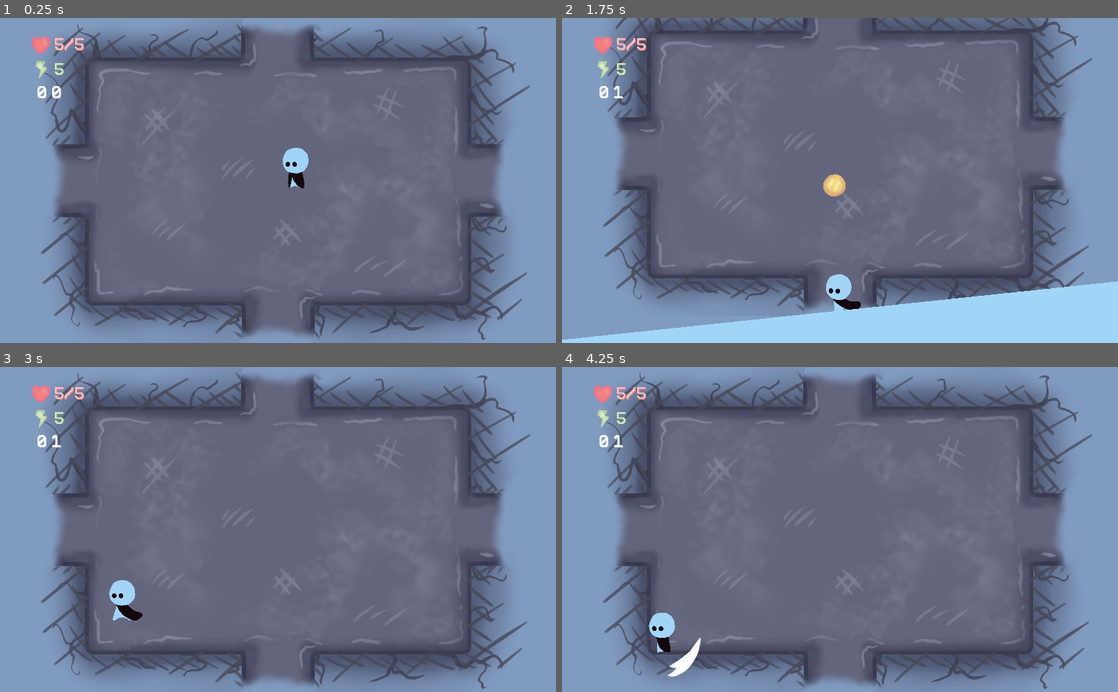
Above: before the commit, frames 1-4 (two rows, left to right).
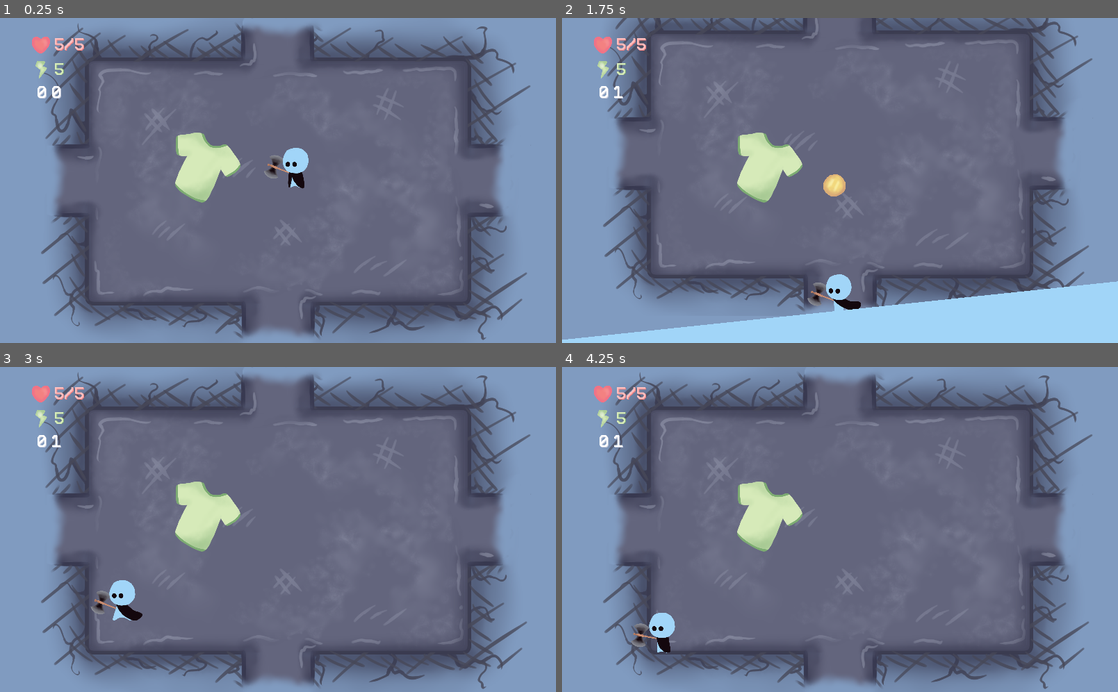
Above: after the commit, the same moments.

Repository: bucketfish/box-arena
Game: Godot game, scene res://base.tscn
The game is run twice, just before and just after one commit, with the same random seed, the same clock (stepped at 60 frames per second) and the same inputs.
Inputs:
- Up to frame 1 (0.25 s): no input
- Up to frame 2 (1.75 s): hold Up (ui_up) from 0.53 s (still down); tap Z (pickup) at 0.6, 1.55 s; tap X (attack) at 1.35 s
- Up to frame 3 (3 s): release Up (ui_up) at 2.03 s; hold Left (left) from 2.03 s (still down); tap Z (pickup) at 2.1, 2.85 s
- Up to frame 4 (4.25 s): release Left (left) at 3.53 s; hold Down (down) from 3.53 s (still down); tap X (attack) at 3.6 s; tap Z (pickup) at 3.8 s

The runs differ from the first frame. In frame 1, 1.7% of the frame differs, in the area x 31-52%, y 35-57%; in frame 2, 1.7%; in frame 3, 1.7%; in frame 4, 1.9%, in the area x 12-44%, y 35-96%.

Commit message:
hitbox and hurtbox

Diff:
--- a/base.tscn
+++ b/base.tscn
@@ -14,7 +14,11 @@
 [ext_resource path="res://gui/itemdesc_value.tscn" type="PackedScene" id=12]
 [ext_resource path="res://assets/gui/health.png" type="Texture" id=13]
 [ext_resource path="res://assets/gui/max health.png" type="Texture" id=14]
+[ext_resource path="res://assets/items/clothes.png" type="Texture" id=15]
 [ext_resource path="res://gui/bars.gd" type="Script" id=16]
+[ext_resource path="res://combat/hitbox.tscn" type="PackedScene" id=17]
+[ext_resource path="res://combat/hurtbox.tscn" type="PackedScene" id=18]
+[ext_resource path="res://test.gd" type="Script" id=19]
 
 [sub_resource type="DynamicFont" id=12]
 size = 28
@@ -150,6 +154,22 @@
 position = Vector2( 546, 273 )
 
 [node name="room" parent="." instance=ExtResource( 1 )]
+
+[node name="enemy dummy" type="Node2D" parent="."]
+position = Vector2( 374, 271 )
+script = ExtResource( 19 )
+
+[node name="Sprite" type="Sprite" parent="enemy dummy"]
+scale = Vector2( 0.3, 0.3 )
+texture = ExtResource( 15 )
+
+[node name="hitbox" parent="enemy dummy" instance=ExtResource( 17 )]
+collision_layer = 32
+collision_mask = 4
+
+[node name="hurtbox" parent="enemy dummy" instance=ExtResource( 18 )]
+collision_layer = 16
+collision_mask = 8
 
 [node name="down" type="Position2D" parent="."]
 position = Vector2( 512, 89 )
--- /dev/null
+++ b/combat/hitbox.gd
@@ -0,0 +1,16 @@
+extends Area2D
+
+
+# Declare member variables here. Examples:
+# var a = 2
+# var b = "text"
+
+
+# Called when the node enters the scene tree for the first time.
+func _ready():
+	pass # Replace with function body.
+
+
+# Called every frame. 'delta' is the elapsed time since the previous frame.
+#func _process(delta):
+#	pass
--- /dev/null
+++ b/combat/hitbox.tscn
@@ -0,0 +1,17 @@
+[gd_scene load_steps=3 format=2]
+
+[ext_resource path="res://combat/hitbox.gd" type="Script" id=1]
+
+[sub_resource type="CapsuleShape2D" id=19]
+radius = 53.0
+height = 60.0
+
+[node name="hitbox" type="Area2D" groups=["hitbox"]]
+collision_layer = 8
+collision_mask = 16
+monitoring = false
+script = ExtResource( 1 )
+
+[node name="CollisionShape2D" type="CollisionShape2D" parent="."]
+position = Vector2( -39, 0 )
+shape = SubResource( 19 )
--- /dev/null
+++ b/combat/hurtbox.gd
@@ -0,0 +1,10 @@
+extends Area2D
+
+
+func _ready():
+	pass # Replace with function body.
+
+
+func _on_hurtbox_area_entered(area):
+	if area.is_in_group("hitbox"):
+		get_parent().take_damage()
--- /dev/null
+++ b/combat/hurtbox.tscn
@@ -0,0 +1,18 @@
+[gd_scene load_steps=3 format=2]
+
+[ext_resource path="res://combat/hurtbox.gd" type="Script" id=1]
+
+[sub_resource type="CapsuleShape2D" id=18]
+radius = 25.0
+height = 22.0
+
+[node name="hurtbox" type="Area2D" groups=["hurtbox"]]
+collision_layer = 4
+collision_mask = 4
+monitorable = false
+script = ExtResource( 1 )
+
+[node name="CollisionShape2D" type="CollisionShape2D" parent="."]
+shape = SubResource( 18 )
+
+[connection signal="area_entered" from="." to="." method="_on_hurtbox_area_entered"]
--- a/persistent.gd
+++ b/persistent.gd
@@ -24,7 +24,7 @@
 				'-10 -10': {'name': 'puffpuffiepuff', 'alive': true}}
 var seenbosses = []
 
-var carrying = ["cookie", "clothes", "clothes", "clothes", "clothes", "healing drop", "healing drop", "healing drop", "cookie", "cookie" ] setget sort_inv
+var carrying = ["wooden stick"] setget sort_inv
 
 var health = 5
 var energy = 5
--- a/player/player.gd
+++ b/player/player.gd
@@ -12,7 +12,11 @@
 onready var pickup_area = $pickup_area
 onready var weapon = $Sprite/weapon
 
+onready var hitbox = $hitbox
+onready var hurtbox = $hurtbox
+
 onready var base = get_node("/root/base")
+onready var bars = get_node("/root/base/gui/bars")
 
 var fx_swing = preload("res://effects/swinganim.tscn")
 
@@ -49,8 +53,10 @@
 		# horizontal flips
 		if direction.x > 0:
 			sprite.scale.x = -abs(sprite.scale.x)
+			hitbox.scale.x = -abs(hitbox.scale.x)
 		elif direction.x < 0:
 			sprite.scale.x = abs(sprite.scale.x)
+			hitbox.scale.x = abs(hitbox.scale.x)
 
 	# if the player is not moving, slowing down & friction
 	else:
@@ -95,24 +101,37 @@
 	check_items()
 
 
-func swing(dir:String, size:float):
-	var fx = fx_swing.instance()
-	fx.swingdir = 1 if sprite.scale.x > 0 else -1
+func swing():
+	hitbox.monitorable = true
+	if Persistent.weapon != "":
 
+		# spawn the swing effect
+		var fx = fx_swing.instance()
+		fx.swingdir = 1 if sprite.scale.x > 0 else -1
 
+		if Input.is_action_pressed("up"):
+			fx.dir = "up"
+			hitbox.rotation_degrees = 90 * fx.swingdir
+		elif Input.is_action_pressed("down"):
+			fx.dir = "down"
+			hitbox.rotation_degrees = -90 * fx.swingdir
+		else:
+			fx.dir = "none"
+			hitbox.rotation_degrees = 0
 
-	if Input.is_action_pressed("up"):
-		fx.dir = "up"
-	elif Input.is_action_pressed("down"):
-		fx.dir = "down"
-	else:
-		fx.dir = "none"
+		fx.global_position = global_position
+		get_parent().add_child(fx)
 
-	fx.global_position = global_position
-	get_parent().add_child(fx)
+		# deduct energy
+		Persistent.energy += Data.items[Persistent.weapon]["energy"]
+		bars.update_bars()
+
 
 func update_weapon():
 	if Persistent.weapon != "":
 		weapon.texture = load("res://assets/items/" + Persistent.weapon + ".png")
 	else:
 		weapon.texture = null
+
+func take_damage():
+	print("OUCH")
--- a/player/player.tscn
+++ b/player/player.tscn
@@ -1,7 +1,10 @@
-[gd_scene load_steps=20 format=2]
+[gd_scene load_steps=23 format=2]
 
 [ext_resource path="res://assets/player/spritesheet.png" type="Texture" id=1]
 [ext_resource path="res://player/player.gd" type="Script" id=2]
+[ext_resource path="res://assets/items/battle axe.png" type="Texture" id=3]
+[ext_resource path="res://combat/hurtbox.tscn" type="PackedScene" id=4]
+[ext_resource path="res://combat/hitbox.tscn" type="PackedScene" id=5]
 
 [sub_resource type="RectangleShape2D" id=1]
 extents = Vector2( 25, 38 )
@@ -55,6 +58,18 @@
 "transitions": PoolRealArray( 1 ),
 "update": 0,
 "values": [ -28.0 ]
+}
+tracks/4/type = "value"
+tracks/4/path = NodePath("hitbox:monitorable")
+tracks/4/interp = 1
+tracks/4/loop_wrap = true
+tracks/4/imported = false
+tracks/4/enabled = true
+tracks/4/keys = {
+"times": PoolRealArray( 0 ),
+"transitions": PoolRealArray( 1 ),
+"update": 1,
+"values": [ false ]
 }
 
 [sub_resource type="Animation" id=5]
@@ -94,7 +109,7 @@
 "times": PoolRealArray( 0 ),
 "transitions": PoolRealArray( 1 ),
 "values": [ {
-"args": [ "left", 0.3 ],
+"args": [  ],
 "method": "swing"
 } ]
 }
@@ -109,6 +124,18 @@
 "transitions": PoolRealArray( 1, 1, 1, 1, 1 ),
 "update": 1,
 "values": [ -90.0, -51.6, -13.2, -38.1, -28.0 ]
+}
+tracks/4/type = "value"
+tracks/4/path = NodePath("hitbox:monitorable")
+tracks/4/interp = 1
+tracks/4/loop_wrap = true
+tracks/4/imported = false
+tracks/4/enabled = true
+tracks/4/keys = {
+"times": PoolRealArray( 0.8 ),
+"transitions": PoolRealArray( 1 ),
+"update": 1,
+"values": [ false ]
 }
 
 [sub_resource type="Animation" id=3]
@@ -200,6 +227,7 @@
 position = Vector2( -40, 75 )
 rotation = -0.488692
 scale = Vector2( 0.5, 0.5 )
+texture = ExtResource( 3 )
 offset = Vector2( -180, -210 )
 
 [node name="CollisionShape2D" type="CollisionShape2D" parent="."]
@@ -233,3 +261,9 @@
 
 [node name="coll" type="CollisionShape2D" parent="pickup_area"]
 shape = SubResource( 17 )
+
+[node name="hurtbox" parent="." instance=ExtResource( 4 )]
+collision_mask = 32
+
+[node name="hitbox" parent="." instance=ExtResource( 5 )]
+monitorable = false
--- a/project.godot
+++ b/project.godot
@@ -73,6 +73,15 @@
  ]
 }
 
+[layer_names]
+
+2d_physics/layer_1="player and room"
+2d_physics/layer_2="items pickup area"
+2d_physics/layer_3="player hurtbox"
+2d_physics/layer_4="player hitbox"
+2d_physics/layer_5="enemy hurtbox"
+2d_physics/layer_6="enemy hitbox"
+
 [physics]
 
 common/enable_pause_aware_picking=true
--- /dev/null
+++ b/test.gd
@@ -0,0 +1,15 @@
+extends Node2D
+
+
+# Declare member variables here. Examples:
+# var a = 2
+# var b = "text"
+
+
+# Called when the node enters the scene tree for the first time.
+func _ready():
+	pass # Replace with function body.
+
+
+func take_damage():
+	print("ENEMY OUCH")
Not shown: 1 places in base.tscn that only renumber resources
